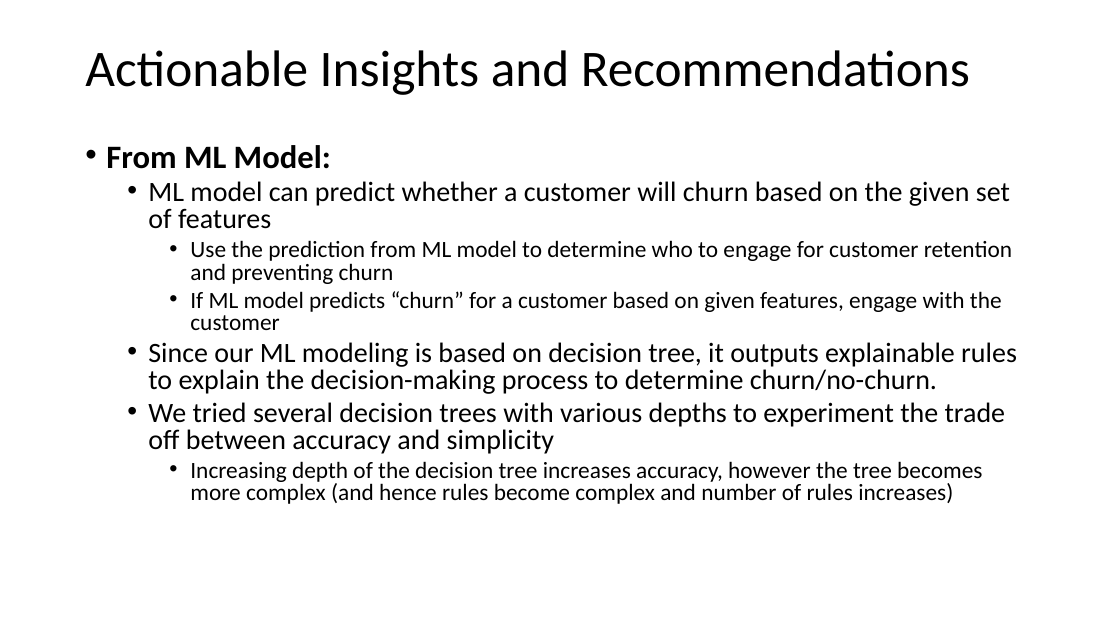
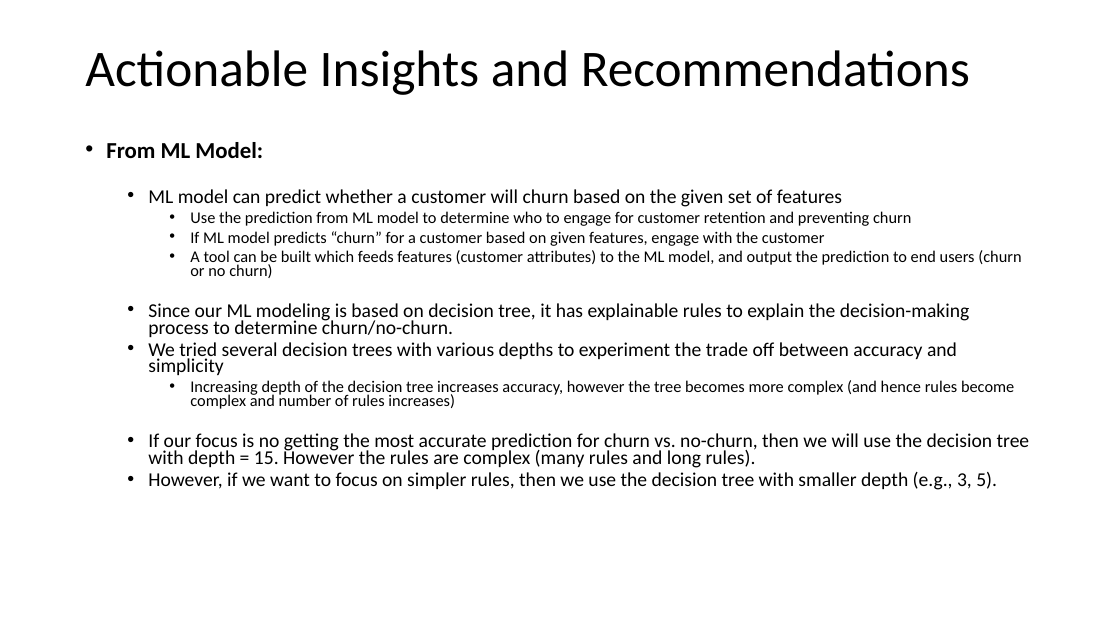
Before and after one commit to jalalmahmud/churn-analysis, a slide deck: slide 29 of Presentation-Churn-JalalMahmud.pptx. Drawn at 1120x630 pixels with LibreOffice and Linux fonts; fonts in the diff are those of the drawing. Boxes give left, top, right and bottom in pixels: in the first picture for what was removed or moved away, otherwise in the second. Text is boxed around its words. In the diff, an @@ line names an element or a change of style, - is before the commit and + after.

```diff
--- a/Presentation-Churn-JalalMahmud.pptx
+++ b/Presentation-Churn-JalalMahmud.pptx
@@ text at bbox=[106, 142, 1014, 409]: size 28 to 19.6 pt in "From ML Model:"; size 24 to 16.8 pt in "ML model can predict whether a customer ...", "We tried several decision trees with various ..."; size 20 to 14 pt in "Use the prediction from ML model to ...", "If ML model predicts “churn” for a ...", "Increasing depth of the decision tree increases ..."; line spacing 0.8 to 0.7 @@
@@ text at bbox=[148, 250, 1021, 337]: text changed; size 24 to 16.8 pt @@
-  • Since our ML modeling is based on decision tree, it outputs explainable rules to explain the decision-making process to determine churn/no-churn.
+    • A tool can be built which feeds features (customer attributes) to the ML model, and output the prediction to end users (churn or no churn)
+  • Since our ML modeling is based on decision tree, it has explainable rules to explain the decision-making process to determine churn/no-churn.
@@ text at bbox=[148, 433, 1030, 490]: paragraphs added @@
+  • If our focus is no getting the most accurate prediction for churn vs. no-churn, then we will use the decision tree with depth = 15. However the rules are complex (many rules and long rules).
+  • However, if we want to focus on simpler rules, then we use the decision tree with smaller depth (e.g., 3, 5).
```
Also in this commit, not shown: 8 other slides changed.
